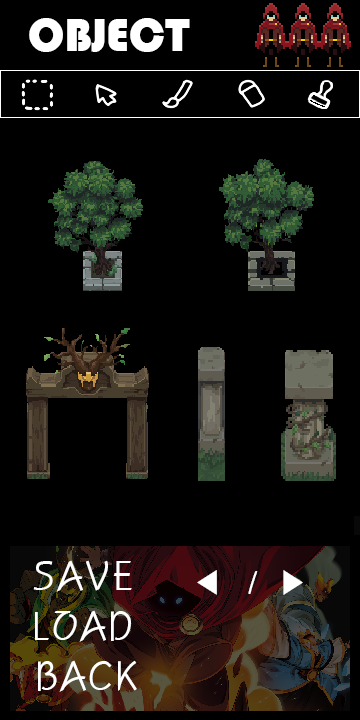
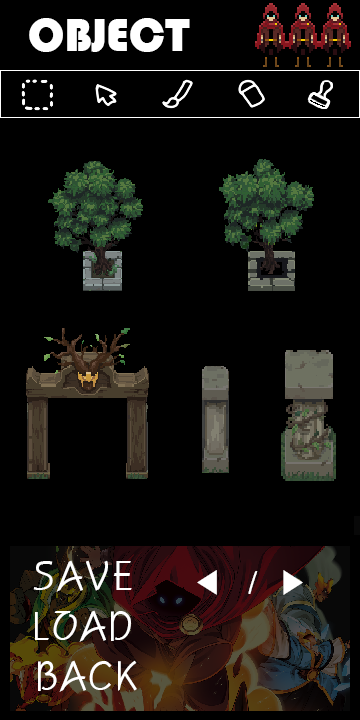
Layer changes from the first w=360, h=720 image to the second:
painted on "레이어 51" over [198, 347, 229, 481]
